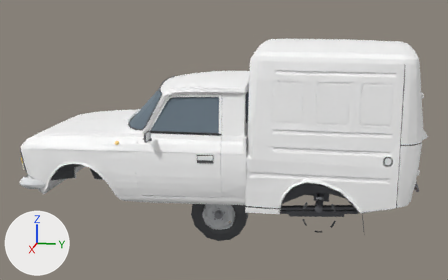
The glTF model public/models/kabluk.glb: old version first, new version second.
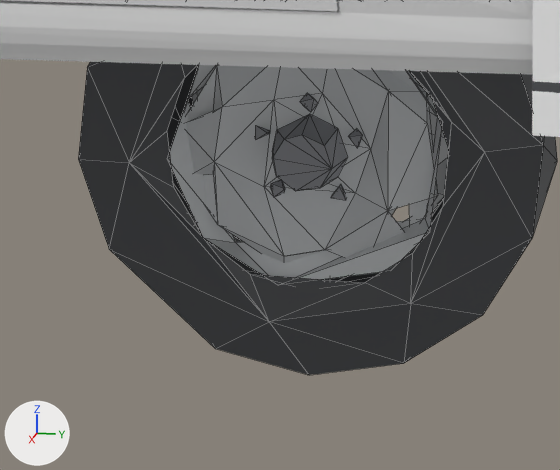
Each version is shown whole from a 50 mm lens placed at (6.459, 1.34, 2.458), pointed at (-0.01, 0.046, 0.841), then close up on the part from 41% to 56% of the width and 70% to 90% of the height. The axes (+X, +Y, +Z) are drawn at lower left. The lights are the same throughout. The first two pictures are the older version. The close-ups show mesh edges as thin lines. Vertices at exactly the same position are counted once.

In view in the first close-up: 'paint', 'wheel' and 1 more.
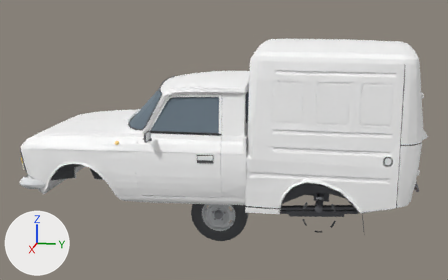
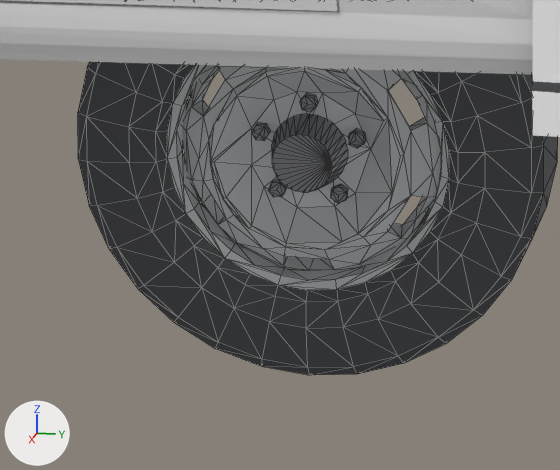
Location of each change, [x1, y1, x2, y2] in pixels of the close-ups (560 x 470 px):
'wheel', reshaped: before [79, 62, 557, 375]; after [78, 62, 558, 375]
part 1 of me_wheel, built on: before [186, 65, 280, 162]; after [78, 62, 558, 375]

What the commit changed:
me_wheel is used by ob_wheel; location (0.0, 0.0, 0.0).
me_wheel had 182 vertices, 301 faces and spanned x -0.079..0.102, y -0.316..0.316, z -0.317..0.317.
me_wheel now has 652 vertices, 1218 faces and spans x -0.079..0.102, y -0.316..0.316, z -0.317..0.317.
me_wheel part 1: 1 vertex removed from x 0.084, y -0.112, z 0.065; 471 vertices added at x -0.079..0.102, y -0.316..0.316, z -0.31..0.317.
